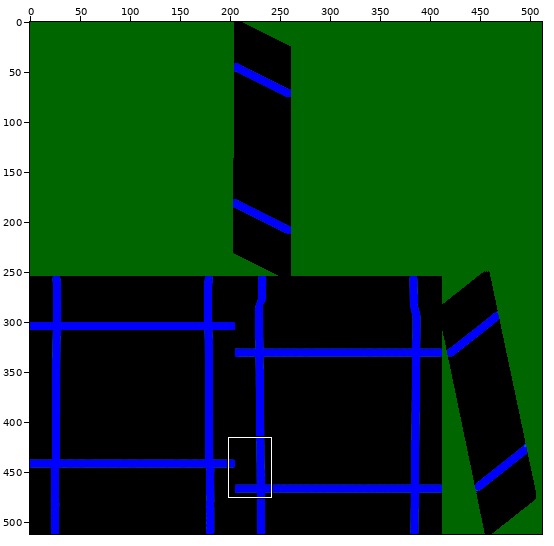
Sprite sheet -- assets/models/half_diagonal_template/reinforced_glass/high_metal_rough.png. Above: a wide view before the commit, with the close-up outlined.
Close-up. Before the edit:
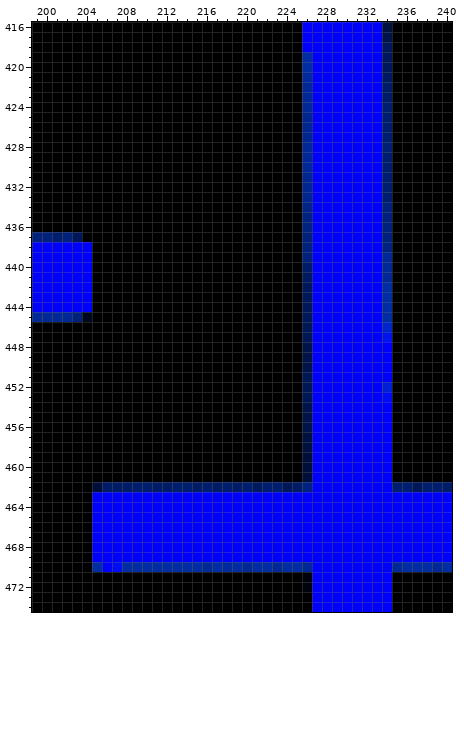
The file is 512x512 pixels. Colours within 5 levels of each other are drawn and written as one. Shown: x 199..240, y 416..474. The commit also changed other parts of the picture, which this record leaves out.
Now the later version:
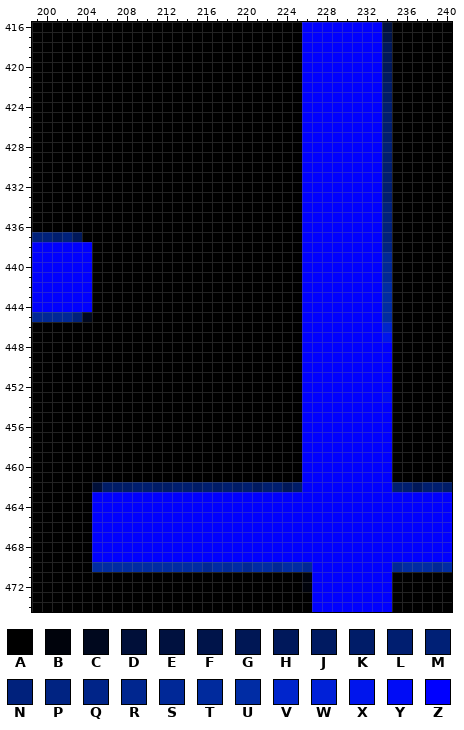
Palette (. is transparent): A #000000  B #00030c  C #00081e  D #000f39  E #00113f  F #00144a  G #001755  H #00185b  J #001a61  K #001c68  L #001e70  M #002076  N #00217c  P #002382  Q #002488  R #00268f  S #002897  T #002a9d  U #002ca4  V #0025cc  W #0020d8  X #0015ed  Y #000cf6  Z #0000ff
What changed:
y 419..420: x 226 U -> Z
y 421: x 226 T -> Z
y 422..424: x 226 S -> Z
y 425..427: x 226 R -> Z
y 428..430: x 226 S -> Z
y 431..433: x 226 R -> Z
y 434: x 226 Q -> Z
y 435..436: x 226 P -> Z
y 437..439: x 226 N -> Z
y 440: x 226 K -> Z
y 441: x 226 J -> Z
y 442..445: x 226 H -> Z
y 446..447: x 226 G -> Z
y 448..450: x 226 F -> Z
y 451: x 226 G -> Z
y 452: x 226 G -> Z; x 234 W -> Z
y 453: x 226 G -> Z
y 454..456: x 226 F -> Z
y 457..458: x 226 E -> Z
y 459..461: x 226 D -> Z
y 462: x 226 P -> Z
y 470: x 206..207 ZY -> UU
Where, in picture pixels (left, top, right, bottom), the same in both close-ups:
changed: (302, 52, 312, 492)
changed: (382, 382, 392, 392)
changed: (102, 562, 122, 572)
